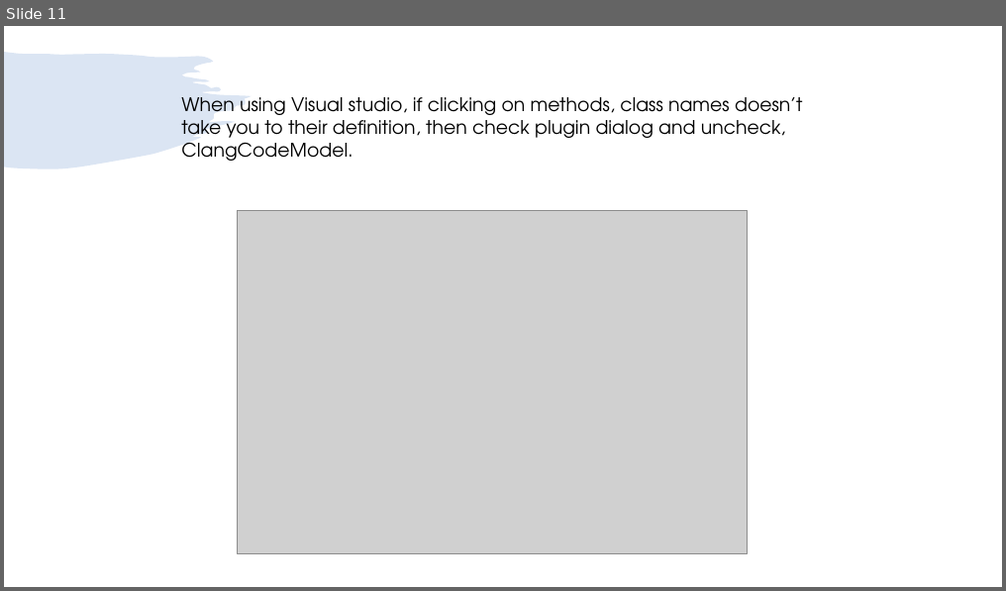
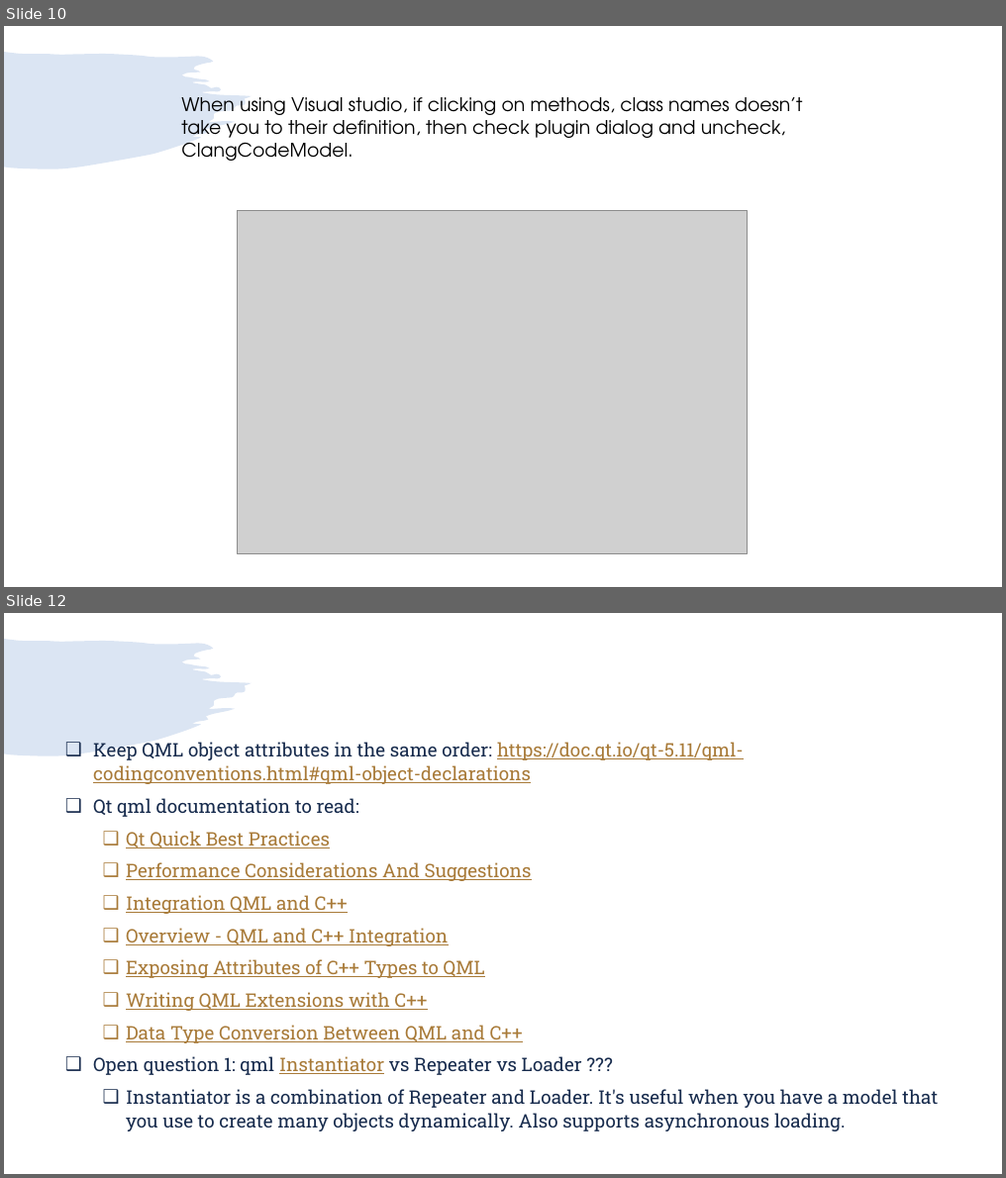
Before and after one commit to girishlande/QtProjects, a slide deck: learnings.pptx. Shown one above the other, each under a label of ours: slide 11 before the commit, slides 10 and 12 after it; the slides between them are not shown. The pictures are 1006x591 and 1006x1178 pixels, drawn with LibreOffice and Linux fonts; fonts in the diff are those of the drawing; grey boxes stand for pictures. Boxes give left, top, right and bottom in pixels: in the first picture for what was removed or moved away, otherwise in the second. Text is boxed around its words. In the diff, an @@ line names an element or a change of style, - is before the commit and + after.

```diff
--- a/learnings.pptx
+++ b/learnings.pptx
@@ slide 12 added at [4,613,1002,1174], background #FFFFFF; not listed: 1 template element that a slide beside it also shows @@
@@ text added at [93,742,938,1132], 18 pt, text #A87A38, underline @@
+❑ Keep QML object attributes in the same order: https://doc.qt.io/qt-5.11/qml-codingconventions.html#qml-object-declarations
+❑ Qt qml documentation to read:
+  ❑ Qt Quick Best Practices
+  ❑ Performance Considerations And Suggestions
+  ❑ Integration QML and C++
+  ❑ Overview - QML and C++ Integration
+  ❑ Exposing Attributes of C++ Types to QML
+  ❑ Writing QML Extensions with C++
+  ❑ Data Type Conversion Between QML and C++
+❑ Open question 1: qml Instantiator vs Repeater vs Loader ???
+  ❑ Instantiator is a combination of Repeater and Loader. It's useful when you have a model that you use to create many objects dynamically. Also supports asynchronous loading.
@@ what was slide 11 is now slide 10 @@
```
Also in this commit, not shown: 4 slides changed, 2 other slides added, 4 slides removed.
